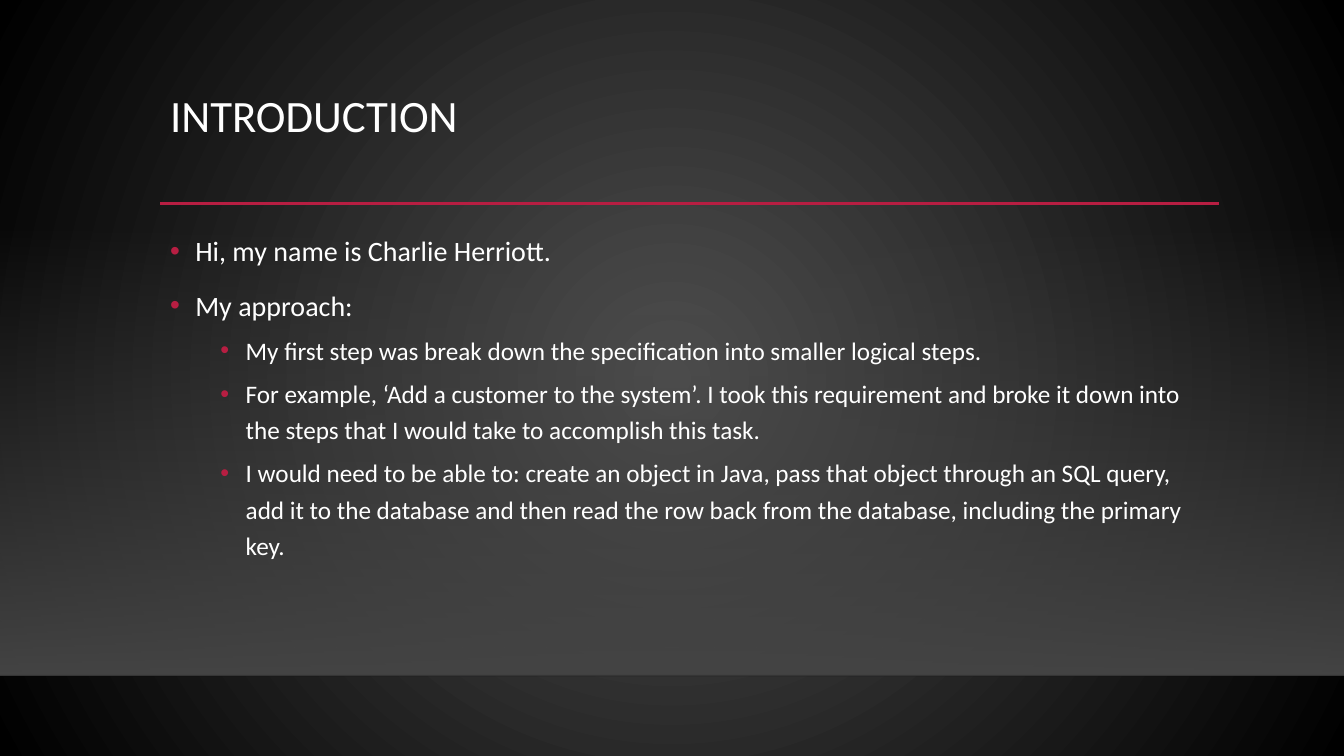
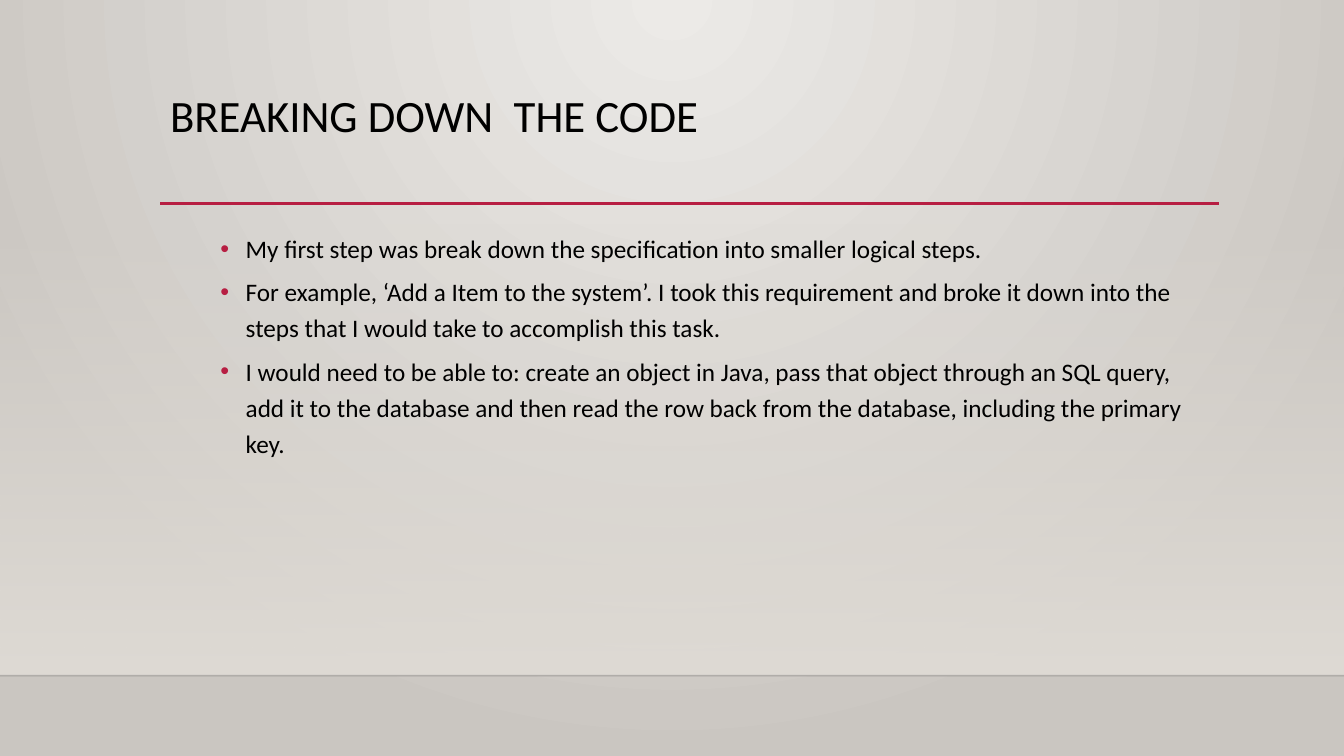
Before and after one commit to CharlesHerriott/IMS-Starter, a slide deck: slide 5 of Project-Documentation/IMS Starter presentation.pptx (slide 2 before the commit). Drawn at 1344x756 pixels with LibreOffice and Linux fonts; fonts in the diff are those of the drawing; background and template pictures are left out. Boxes give left, top, right and bottom in pixels: in the first picture for what was removed or moved away, otherwise in the second. Text is boxed around its words. In the diff, an @@ line names an element or a change of style, - is before the commit and + after.

```diff
--- a/Project-Documentation/IMS Starter presentation.pptx
+++ b/Project-Documentation/IMS Starter presentation.pptx
@@ background gradient #505050 to #000000 to gradient #ECEAE7 to #CAC7C1 @@
@@ title at bbox=[170, 103, 698, 133]: text changed; text colour #FFFFFF to #000000 @@
-INTRODUCTION
+BREAKING DOWN THE CODE
@@ rectangle at bbox=[0, 223, 1344, 676]: fill gradient #454545 to gradient #DFDBD5 @@
@@ text at bbox=[195, 241, 551, 321]: paragraphs removed @@
-• Hi, my name is Charlie Herriott.
-• My approach:
@@ text at bbox=[246, 240, 1181, 457]: text colour #FFFFFF to #000000 in "My first step was break down the ...", "I would need to be able to: ..." @@
@@ text at bbox=[246, 283, 1170, 341]: text changed; text colour #FFFFFF to #000000 @@
-  • For example, ‘Add a customer to the system’. I took this requirement and broke it down into the steps that I would take to accomplish this task.
+  • For example, ‘Add a Item to the system’. I took this requirement and broke it down into the steps that I would take to accomplish this task.
```
Also in this commit, not shown: 16 slides added, 2 slides removed, 4 other files.
